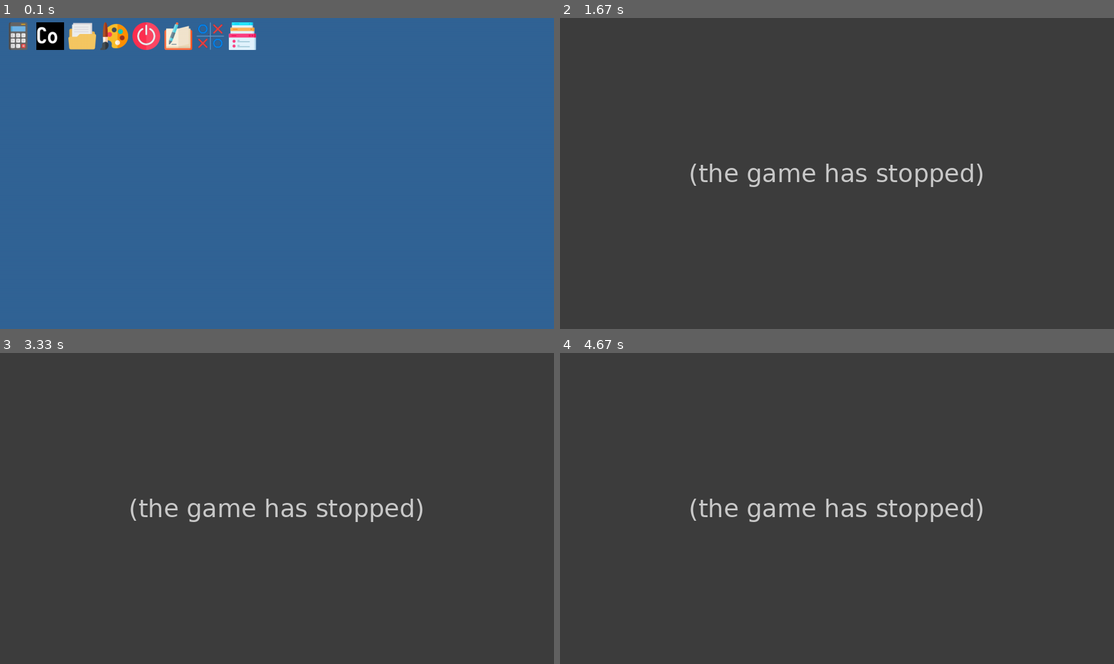
Above: before the commit, frames 1-4 (two rows, left to right).
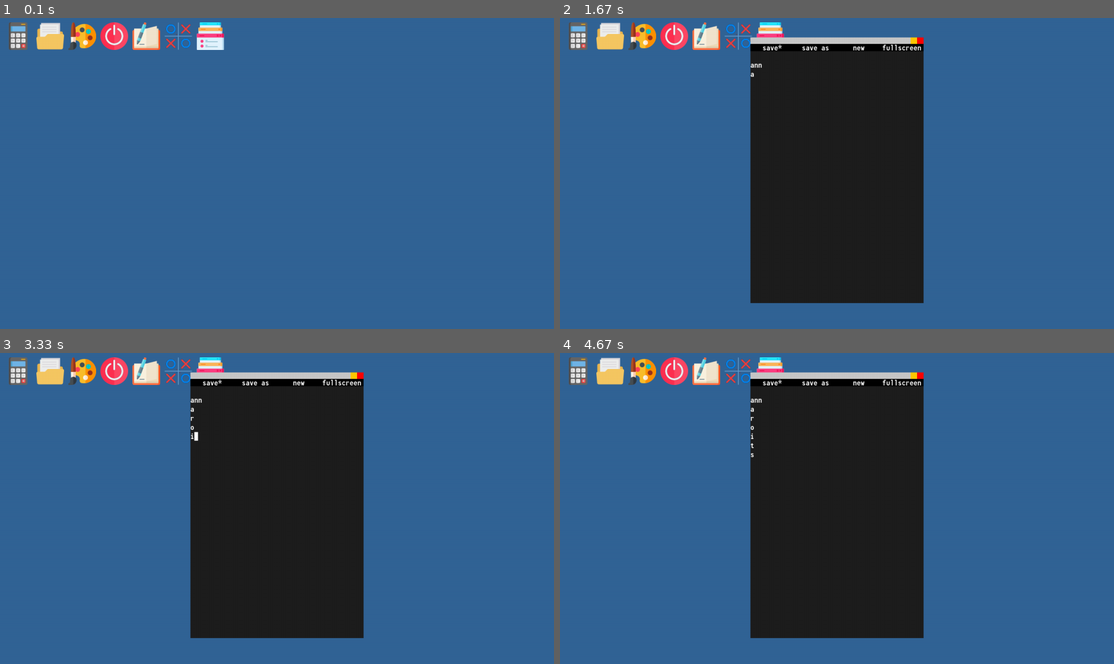
Above: after the commit, the same moments.

Repository: milktheinternet/pygameVOS
Game: pygame game, started from vos.py
Two runs of this game, one before a commit and one after it. Both use one fixed random seed, a clock stepped at 60 frames per second and the inputs below.
Inputs (mouse positions are in pixels of both pictures, inside the frame that each line leads up to):
- Up to frame 1 (0.1 s): no input
- Up to frame 2 (1.67 s): press the mouse at (704, 36) at 0.37 s; move the mouse to (731, 55) at 0.47 s; release the mouse at (753, 77) at 0.6 s; tap Enter at 0.67, 1.33 s; type "ann" at 1 s; type "a" at 1.55 s
- Up to frame 3 (3.33 s): tap Enter at 1.68, 2.23, 2.78 s; type "r" at 2.1 s; type "o" at 2.65 s; type "i" at 3.2 s
- Up to frame 4 (4.67 s): tap Enter at 3.33, 3.88, 4.43 s; type "t" at 3.75 s; type "s" at 4.3 s

The runs differ from the first frame. In frame 1, 2.8% of the frame differs, in the area x 6-47%, y 1-11%; in frame 2, 100%, in the area x 0-100%, y 0-100%; in frame 3, 100%; in frame 4, 100%.
Before the commit the program exited at 0.38 s; later frames show no game.

Commit message:
added readme, bug fixes

Diff:
--- a/files/apps/Color Picker/app.py
+++ b/files/apps/Color Picker/app.py
@@ -4,6 +4,8 @@
     def __init__(self, vos):
         super().__init__(vos, "Color Picker", (255 + 100, 100))
         self.callback = lambda color:self.vos.log("Color Picker returned",str(color))
+        self.prompt = "Enter text:"
+        self.desktop = False
 
     def on_run(self):
         super().on_run()
--- a/files/apps/Pixel Art/app.py
+++ b/files/apps/Pixel Art/app.py
@@ -17,13 +17,22 @@
         self.cnv.fill((0, 0, 0, 0))
         self.cnvw, self.cnvh = cnvsize
 
+        W, H = self.size
+        if self.cnvw > self.cnvh:
+            cnvw, cnvh = (W, W/self.cnvw*self.cnvh)
+        else:
+            cnvw, cnvh = (H/self.cnvh*self.cnvw, H)
+
+        self.cnv_size = (cnvw, cnvh)
+        self.cnv_pos = (W//2-cnvw//2, H//2-cnvh//2)
+
         self.checkerboard = pg.Surface(cnvsize)
         self.checkerboard.fill(cb1)
         for x in range(self.cnvw):
             for y in range(self.cnvh):
                 if x%2==y%2:
                     self.checkerboard.set_at((x,y), cb2)
-        self.checkerboard = pg.transform.scale(self.checkerboard, self.size)
+        self.checkerboard = pg.transform.scale(self.checkerboard, self.cnv_size)
 
     def set_image(self, srf):
         self.cnv = srf
@@ -31,8 +40,9 @@
     def to_cnv(self, pos):
         x, y = pos
         gx, gy = self.global_pos
-        x = floor((x - gx)/self.size[0]*self.cnvw)
-        y = floor((y - gy)/self.size[1]*self.cnvh)
+        cnvx, cnvy = self.cnv_pos
+        x = floor((x - gx - cnvx)/self.cnv_size[0]*self.cnvw)
+        y = floor((y - gy - cnvy)/self.cnv_size[1]*self.cnvh)
         return x, y
 
     def on_cnv(self, pos):
@@ -73,8 +83,8 @@
                     stack.append((x + xm, y + ym))
 
     def render(self):
-        self.srf.blit(self.checkerboard, (0,0))
-        self.srf.blit(pg.transform.scale(self.cnv, self.size), (0,0))
+        self.srf.blit(self.checkerboard, self.cnv_pos)
+        self.srf.blit(pg.transform.scale(self.cnv, self.cnv_size), self.cnv_pos)
         super().render()
 
 class MyApp(NodeApp):
@@ -113,9 +123,19 @@
     def set_color(self):
         def callback(c):
             self.draw_color = c
+            self.notify(f"Set color to {self.draw_color}.")
         app = self.vos.get_app('Color Picker').run()
         app.set_color(self.draw_color)
         app.callback = callback
+
+    def set_size(self):
+        def callback(sz):
+            try:
+                self.pen_size = int(sz)
+                self.notify(f"Set size to {self.pen_size}.")
+            except ValueError:
+                self.notify(f"Invalid size!")
+        app = self.prompt(callback, "Set pen size:")
 
     def set_tool(self, tool):
         self.notify(f"Switched to {tool} tool.")
@@ -151,8 +171,7 @@
             pg.image.save(self.cnv.cnv, self.vos.path+self.savepath)
 
     def prompt(self, callback, prompt):
-        self.vos.get_app('Prompt').run(callback, prompt)
-        self.focus()
+        self.vos.get_app('Prompt').run(lambda resp:(callback(resp), self.focus()), prompt)
 
     def fullscreen(self):
         cnv = self.cnv.cnv
@@ -168,17 +187,23 @@
         self.add(self.cnv)
 
         button_data = {
-            "save":self.save,
-            "new":lambda:(self.fullscreen() if self.fs else 0,self.btn_new()),
-            "color":self.set_color,
-            "pen":lambda:self.set_tool(self.TOOL_DRAW),
-            "line":lambda:self.set_tool(self.TOOL_LINE),
-            "fill":lambda:self.set_tool(self.TOOL_FILL),
-            "fullscreen":self.fullscreen
+            "save [shift + s]":self.save,
+            "new [shift + n]":lambda:(self.fullscreen() if self.fs else 0,self.btn_new()),
+
+            "color [c]":self.set_color,
+            "size [s]":self.set_size,
+
+            "pen [p]":lambda:self.set_tool(self.TOOL_DRAW),
+            "line [l]":lambda:self.set_tool(self.TOOL_LINE),
+            "fill [f]":lambda:self.set_tool(self.TOOL_FILL),
+
+            "fullscreen [shift + f]":self.fullscreen
             }
 
         btn_w = self.res[0] - self.cnv.size[0]
         btn_h = self.res[1] / len(button_data)
+
+        self.truecnv = None
 
         x, y = self.cnv.size[0], 0
 
@@ -193,16 +218,29 @@
         super().update()
         inp = self.vos.input
 
+        if inp.text:
+            text = inp.text
+            if ord(text[0]) in range(ord('A'), ord('Z')+1):
+                text = 'shift + '+text.lower()
+            text = f'[{text}]'
+            for name, btn in self.btns.items():
+                if text in name:
+                    btn.on_press()
+            inp.text = ""
+
         if self.tool == self.TOOL_DRAW:
             if inp.click:
                 self.cnv.draw(self.draw_color, self.mouse)
 
         elif self.tool == self.TOOL_LINE:
             if inp.click_inst:
-                self.line_tool_start = self.mouse
-            elif not inp.click and self.line_tool_start:
-                self.cnv.line(self.draw_color, self.line_tool_start, self.mouse)
-                self.line_tool_start = None
+                self.tool_line_start = self.mouse
+                self.truecnv = self.cnv.cnv.copy()
+            elif inp.click and self.truecnv:
+                self.cnv.cnv = self.truecnv.copy()
+                self.cnv.line(self.draw_color, self.tool_line_start, self.mouse)
+            elif not inp.click and self.tool_line_start:
+                self.tool_line_start = None
 
         elif self.tool == self.TOOL_FILL:
             if inp.click_inst:
--- a/files/apps/Prompt/app.py
+++ b/files/apps/Prompt/app.py
@@ -12,6 +12,8 @@
         app = super().run()
         if callback: app.callback = callback
         if prompt: app.prompt = prompt
+        app.prompt_node.text = app.prompt
+        app.render_nodes()
 
     def on_run(self):
         super().on_run()
--- a/files/apps/Text Editor/app.py
+++ b/files/apps/Text Editor/app.py
@@ -188,18 +188,22 @@
             self.saved = False
 
         if pg.K_BACKSPACE in inp.keys_inst:
-            if self.at_x == 0:
-                lines = self.lines
-                self.at_x = len(lines[self.at_y-1])
-                self.lines[self.at_y-1] += lines[self.at_y]
-                self.lines = lines[:self.at_y] + lines[self.at_y+1:]
-            else:
-                line = self.lines[self.at_y]
-                if line:
-                    self.lines[self.at_y] = line[:self.at_x-1] + line[self.at_x:]
+            try:
+                if self.at_x == 0:
+                    lines = self.lines
+                    self.at_x = len(lines[self.at_y-1])
+                    self.lines[self.at_y-1] += lines[self.at_y]
+                    self.lines = lines[:self.at_y] + lines[self.at_y+1:]
+                else:
+                    line = self.lines[self.at_y]
+                    if line:
+                        self.lines[self.at_y] = line[:self.at_x-1] + line[self.at_x:]
+            except IndexError:pass
+
             inp.keys_inst.append(pg.K_LEFT)
             inp.keys.append(pg.K_LEFT)
             self.saved = False
+            if not self.lines:self.lines = ['']
 
         self.handle_cursor()
 
--- a/node_apps.py
+++ b/node_apps.py
@@ -9,11 +9,11 @@
     def update(self):
         super().update()
         for node in self.children:
-            node.update()
+            if node.active:node.update()
     def render_nodes(self):
         self.srf.fill(self.bg)
         for node in self.children:
-            node.render()
+            if node.visible:node.render()
     def render(self):
         super().render()
     def add(self, node):
--- a/pg_input.py
+++ b/pg_input.py
@@ -5,12 +5,18 @@
 
 class Input:
     def __init__(self):
+
+        self.quit = False
+
+        self.on_click = []
+
+        self.reset()
+
+    def reset(self):
         # keys_inst is reset with every update
         # if key in keys[]
         self.keys_inst = []
         self.keys = []
-
-        self.quit = False
 
         # to keep track of input text, you can simply set it to "" and then it will automatically update.
         self.text = ""
@@ -18,8 +24,6 @@
         self.mouse = (0,0)
         self.click_inst = False
         self.click = False
-
-        self.on_click = []
 
         self.scroll = 0
 
--- a/vos.py
+++ b/vos.py
@@ -144,6 +144,8 @@
 
     # called by apps when they run
     def on_run(self, app):
+        self.log("running",app.name)
+        self.input.reset()
         for func in self.on_run_funcs:
             func(app)
 
@@ -153,7 +155,7 @@
             self.res = res
             self.srf = pg.display.set_mode(self.res)
         else:
-            self.srf = pg.display.set_mode()
+            self.srf = pg.display.set_mode((0,0), pg.FULLSCREEN)
             self.res = self.srf.get_size()
 
     # adds text to vos.LOG
--- a/vos_apps.py
+++ b/vos_apps.py
@@ -26,7 +26,6 @@
         self.vos.log(f'opened {path} with {self.name} (did nothing)')
 
     def run(self):
-        self.vos.log("running",self.name)
         app = type(self)(self.vos)
         self.vos.running.append(app)
         app.on_run()
@@ -174,6 +173,9 @@
         return (self.x, self.y-self.tab_height)
 
     def resize(self, res=None):
+
+        self.vos.input.reset()
+
         if res: self.res = res
 
         self.fs = self.res == self.vos.res
Not shown, added: README.md
Binary file changed: files/tmp/export.png
